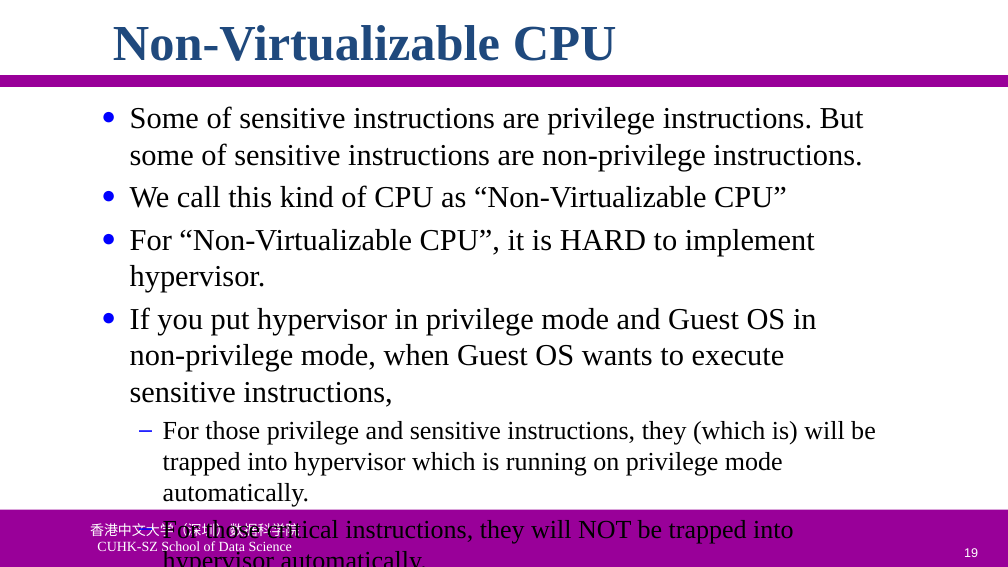
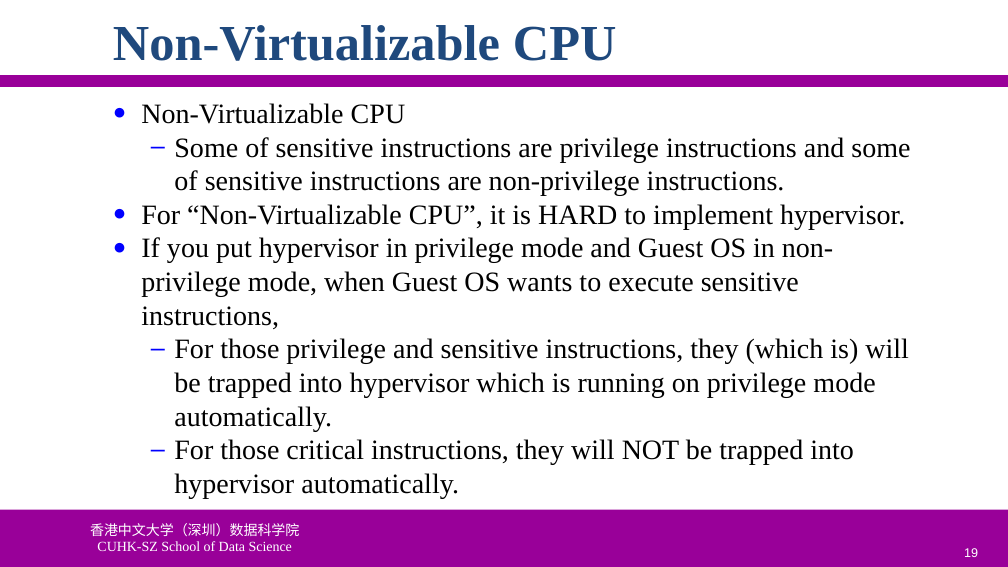
Before and after one commit to ychung1103/ychung1103.github.io, a slide deck: slide 19 of Slides/CSC6103/VT-03 CPU Virtualization.pptx. Drawn at 1008x567 pixels with LibreOffice and Linux fonts; fonts in the diff are those of the drawing; background and template pictures are left out. Boxes give left, top, right and bottom in pixels: in the first picture for what was removed or moved away, otherwise in the second. Text is boxed around its words. In the diff, an @@ line names an element or a change of style, - is before the commit and + after.

```diff
--- a/Slides/CSC6103/VT-03 CPU Virtualization.pptx
+++ b/Slides/CSC6103/VT-03 CPU Virtualization.pptx
@@ text "Non-Virtualizable CPU": place and size @@
-text "Non-Virtualizable CPU" at (130, 106, 876, 544)
+text "Non-Virtualizable CPU" at (141, 103, 910, 498)
@@ text at (141, 103, 910, 196): text changed; size 21.7 to 20 pt @@
-● Some of sensitive instructions are privilege instructions. But some of sensitive instructions are non-privilege instructions.
-● We call this kind of CPU as “Non-Virtualizable CPU”
+● Non-Virtualizable CPU
+  – Some of sensitive instructions are privilege instructions and some of sensitive instructions are non-privilege instructions.
@@ text at (141, 204, 909, 498): size 21.7 to 20 pt in "For “Non-Virtualizable CPU”, it is HARD to ...", "If you put hypervisor in privilege mode ..."; size 18.6 to 20 pt in "For those privilege and sensitive instructions, they ...", "For those critical instructions, they will NOT ..."; less space between paragraphs @@
```
Also in this commit, not shown: 11 other slides changed, 2 other files.
